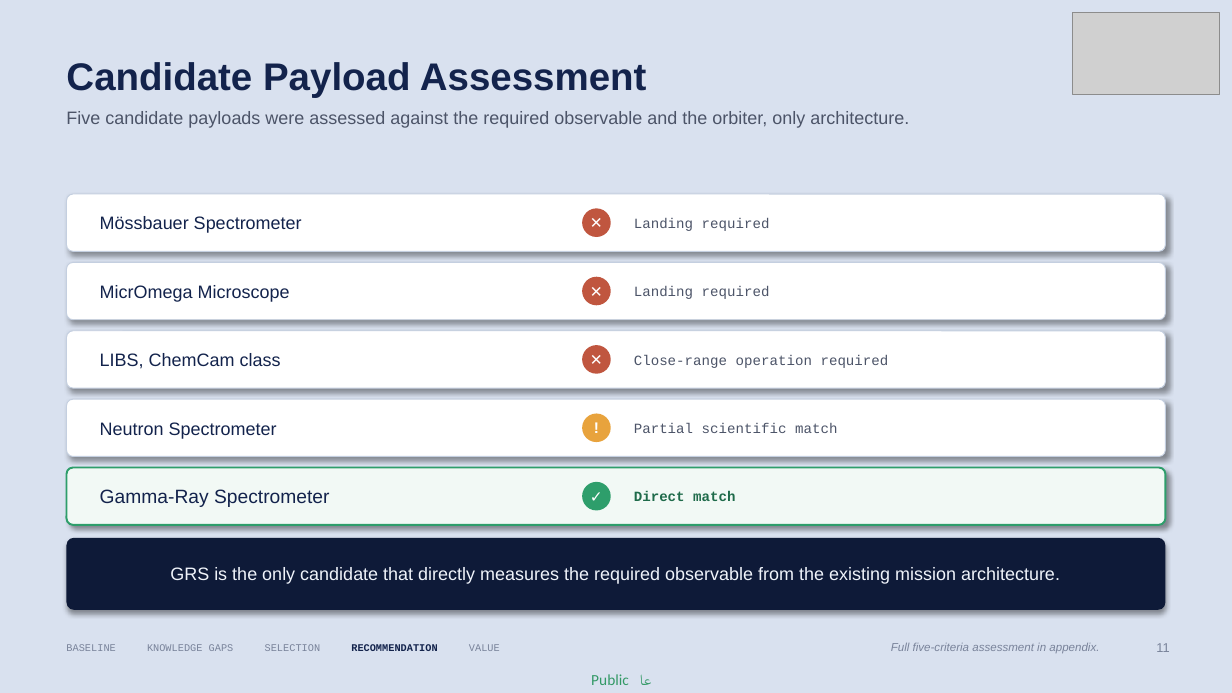
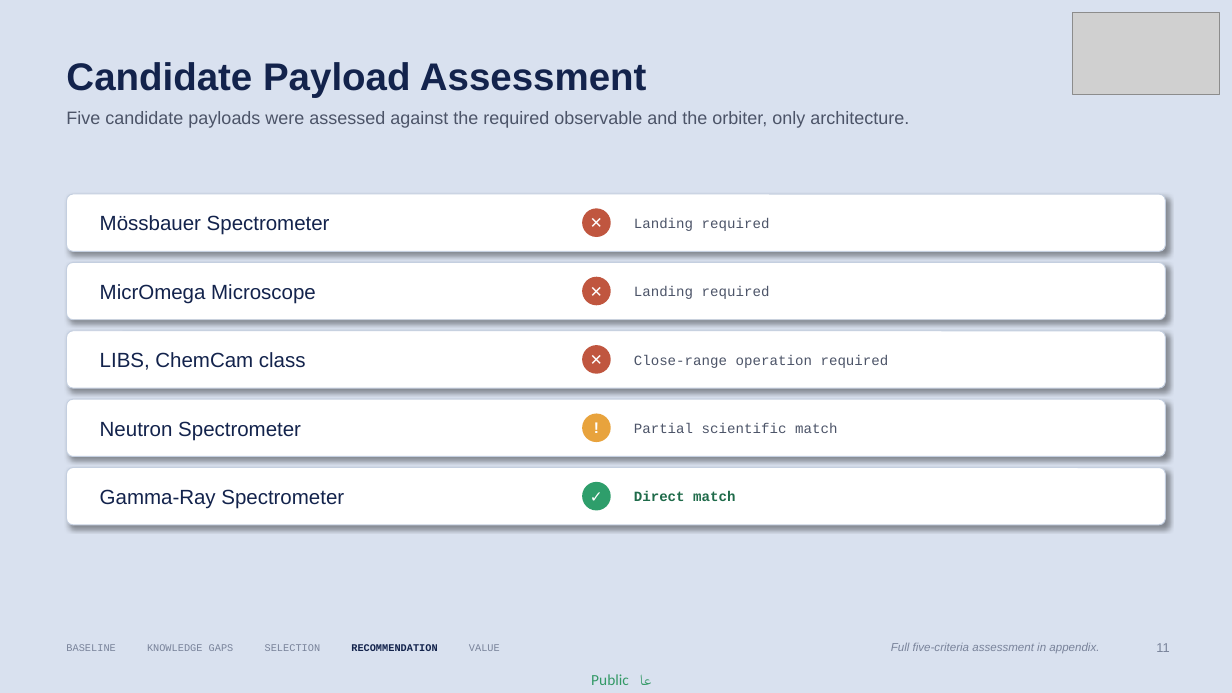
Before and after one commit to nalquaydhib/Apophis_99942, a slide deck: slide 12 of Noora_AlQuaydhib_Summer_Training_(3).pptx. Drawn at 1232x693 pixels with LibreOffice and Linux fonts; fonts in the diff are those of the drawing; grey boxes stand for pictures; background and template pictures are left out. Boxes give left, top, right and bottom in pixels: in the first picture for what was removed or moved away, otherwise in the second. Text is boxed around its words. In the diff, an @@ line names an element or a change of style, - is before the commit and + after.

```diff
--- a/Noora_AlQuaydhib_Summer_Training_(3).pptx
+++ b/Noora_AlQuaydhib_Summer_Training_(3).pptx
@@ size 14 to 16 pt in 4 elements at box(100, 215, 330, 235), box(100, 284, 316, 304), box(100, 352, 306, 370), box(100, 421, 301, 440) @@
@@ rounded rectangle at box(67, 468, 1165, 525): fill #F2F9F5 to #FFFFFF; outline #2E9E6B 1.5 pt to #C4CFE0 0.75 pt @@
@@ text "Gamma-Ray Spectrometer" at box(100, 489, 344, 509): size 15 to 16 pt @@
@@ rounded rectangle removed at box(67, 538, 1165, 610) @@
@@ text removed at box(170, 567, 1060, 584) @@
-GRS is the only candidate that directly measures the required observable from the existing mission architecture.
```
Also in this commit, not shown: 16 other slides changed.
